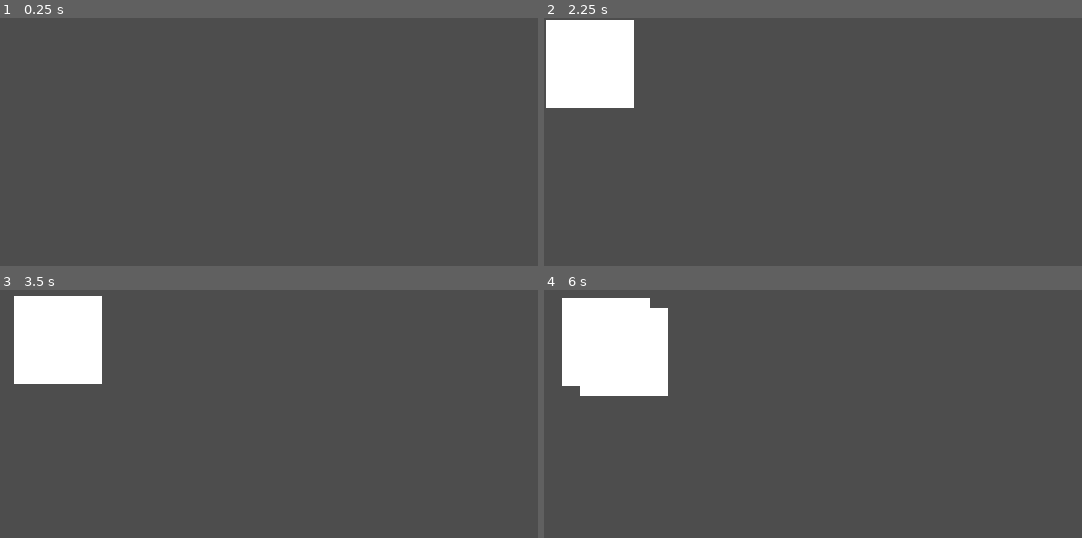
Above: before the commit, frames 1-4 (two rows, left to right).
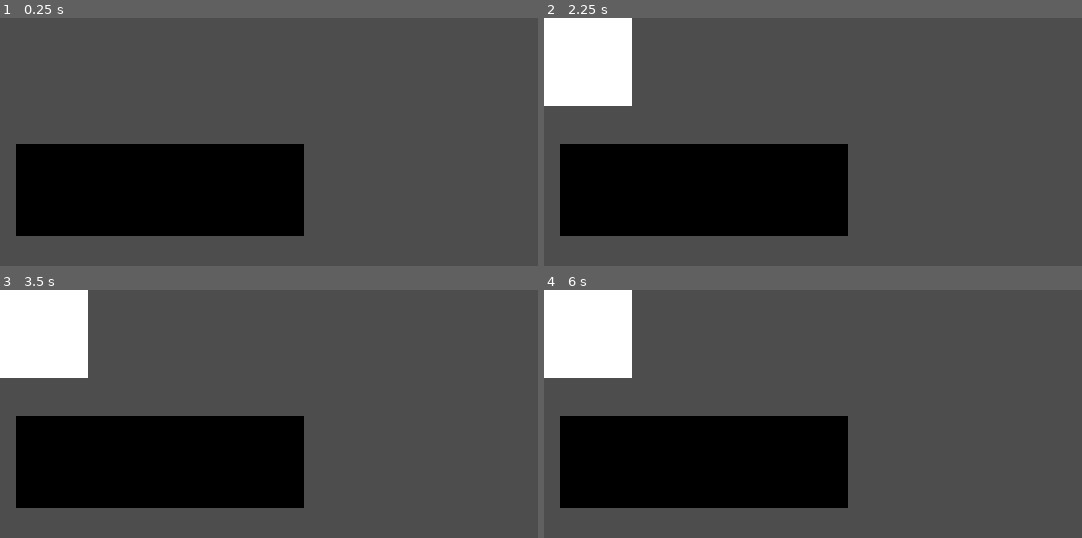
Above: after the commit, the same moments.

Repository: eigenstuffs/ld56
Game: Godot game, scene res://ant_spawner.tscn
Two runs of this game, one before a commit and one after it. Both use one fixed random seed, a clock stepped at 60 frames per second and the inputs below. This scene is started directly instead of the project's main scene.
Inputs (mouse positions are in pixels of both pictures, inside the frame that each line leads up to):
- Up to frame 1 (0.25 s): no input
- Up to frame 2 (2.25 s): tap Enter at 0.5, 2 s; move the mouse to (1006, 179) at 0.52 s; press the mouse at (1006, 179) at 0.53 s; hold Right (right) 0.53-1.28 s; tap Space at 1.25 s; move the mouse to (737, 216) at 1.27 s; release the mouse at (737, 216) at 1.28 s; hold Down (down) 1.28-2.03 s; click (737, 216) at 1.35 s; move the mouse to (925, 119) at 2.02 s; press the mouse at (925, 119) at 2.03 s; hold Right (right) from 2.03 s (still down)
- Up to frame 3 (3.5 s): tap Space at 2.75 s; move the mouse to (outside the picture) at 2.77 s; release Right (right) at 2.78 s; release the mouse at (outside the picture) at 2.78 s; hold Up (up) from 2.78 s (still down); click (outside the picture) at 2.85 s
- Up to frame 4 (6 s): move the mouse to (1055, 523) at 3.52 s; release Up (up) at 3.53 s; press the mouse at (1055, 523) at 3.53 s; hold Left (left) 3.53-5.03 s; move the mouse to (673, 416) at 4.27 s; release the mouse at (673, 416) at 4.28 s; click (673, 416) at 4.35 s; move the mouse to (893, 471) at 5.02 s; press the mouse at (893, 471) at 5.03 s; hold Down (down) 5.03-5.78 s; move the mouse to (769, 379) at 5.77 s; release the mouse at (769, 379) at 5.78 s; hold Right (right) from 5.78 s (still down); click (769, 379) at 5.85 s

The runs differ from the first frame. In frame 1, 20% of the frame differs, in the area x 2-57%, y 50-88%; in frame 2, 20%; in frame 3, 22%; in frame 4, 25%, in the area x 0-57%, y 0-88%.

Commit message:
spent 20 min cuz accidentally pasted....

Diff:
--- a/ant.gd
+++ b/ant.gd
@@ -2,32 +2,45 @@
 #thanks oscar for the code
 class_name Ant
 
-@export var speed : float = 5
+@export var speed : float = 100
 @export var eat_time: float = 5
 var nav_agent
+
+enum STATE {
+	NAVIGATE,
+	EATING,
+	DEATH
+}
+var state := STATE.NAVIGATE
 
 func _ready():
 	global_position = Vector2([-30,get_viewport().size.x + 30].pick_random(), get_viewport().size.y)
 	global_position = Vector2.ZERO
-	actor_setup.call_deferred()
+	nav_agent = $navAgent
+	after_ready.call_deferred()
 
-func actor_setup():
+func after_ready():
 	await get_tree().physics_frame
-	nav_agent = $navAgent
-	retarget()
 
 func retarget():
-	nav_agent.target_position = Vector2(-100,-50)
+	state = STATE.NAVIGATE
+	nav_agent.target_position = get_global_mouse_position()
 	print("set target")
 	########### idk what the targets are yet.... stored food? goblins?
 
-func _physics_process(delta):
-	if nav_agent.is_navigation_finished():
-		eat()
-	velocity = global_position.direction_to(Vector2(100,50))
-	velocity *= speed
-	move_and_slide()
+func _physics_process(delta: float) -> void:
+	if state == STATE.NAVIGATE:
+		if nav_agent.is_navigation_finished():
+			eat()
+		else:
+			var current_agent_position: Vector2 = global_position
+			var next_path_position: Vector2 = nav_agent.get_next_path_position()
+			velocity = current_agent_position.direction_to(next_path_position) * speed
+			print(current_agent_position)
+			print(nav_agent.target_position)
+			move_and_slide()
 
 func eat():
+	state = STATE.EATING
 	await get_tree().create_timer(eat_time).timeout
 	retarget()
--- a/ant.tscn
+++ b/ant.tscn
@@ -3,7 +3,7 @@
 [ext_resource type="Script" path="res://ant.gd" id="1_eaava"]
 
 [sub_resource type="RectangleShape2D" id="RectangleShape2D_c50ex"]
-size = Vector2(35, 33)
+size = Vector2(154, 162)
 
 [node name="Ant" type="CharacterBody2D"]
 script = ExtResource("1_eaava")
@@ -15,6 +15,6 @@
 [node name="navAgent" type="NavigationAgent2D" parent="."]
 
 [node name="HitboxCollider" type="CollisionShape2D" parent="."]
-position = Vector2(22.5, 22.5)
+position = Vector2(72, 71)
 shape = SubResource("RectangleShape2D_c50ex")
 disabled = true
--- a/ant_spawner.gd
+++ b/ant_spawner.gd
@@ -18,6 +18,7 @@
 			add_child(ant)
 		else:
 			await reenabled
+		break
 
 func set_enabled(enabled : bool):
 	self.enabled = enabled
--- a/ant_spawner.tscn
+++ b/ant_spawner.tscn
@@ -1,6 +1,32 @@
-[gd_scene load_steps=2 format=3 uid="uid://cpk2s6eelww0t"]
+[gd_scene load_steps=3 format=3 uid="uid://cpk2s6eelww0t"]
 
 [ext_resource type="Script" path="res://ant_spawner.gd" id="1_hnfn6"]
 
+[sub_resource type="NavigationPolygon" id="NavigationPolygon_jv74x"]
+vertices = PackedVector2Array(97.6016, 159.203, 94.0391, 113.25, 258.211, 114.242, 380.781, 158.297, 383.312, 95.5938, 253.711, 40.3984, 379.328, 42.6797, 377.047, 8.03125, 98.7266, 6.21875, 93.3984, 42.3672, 93.4609, 39.0078)
+polygons = Array[PackedInt32Array]([PackedInt32Array(0, 1, 2, 3), PackedInt32Array(4, 3, 2, 5, 6), PackedInt32Array(7, 6, 5, 8), PackedInt32Array(8, 5, 9, 10)])
+outlines = Array[PackedVector2Array]([PackedVector2Array(81.4802, 37.9451, 88.5217, -5.83771, 388.288, -3.89181, 391.306, 41.8369, 395.33, 95.3493, 392.312, 170.267, 86.5098, 171.239, 80.4742, 93.4033)])
+source_geometry_group_name = &"navigation_polygon_source_group"
+agent_radius = 12.0
+
 [node name="AntSpawner" type="Node2D"]
 script = ExtResource("1_hnfn6")
+
+[node name="NavigationRegion2D" type="NavigationRegion2D" parent="."]
+position = Vector2(-78, 6)
+scale = Vector2(0.994107, 1.0278)
+navigation_polygon = SubResource("NavigationPolygon_jv74x")
+
+[node name="NavigationObstacle2D" type="NavigationObstacle2D" parent="NavigationRegion2D"]
+position = Vector2(78.4624, -5.83771)
+scale = Vector2(1.00593, 0.972952)
+vertices = PackedVector2Array(7, 62, 163, 60, 166, 111, 6, 110)
+affect_navigation_mesh = true
+
+[node name="ColorRect" type="ColorRect" parent="NavigationRegion2D/NavigationObstacle2D"]
+offset_left = 8.0
+offset_top = 63.0
+offset_right = 152.0
+offset_bottom = 109.0
+color = Color(1.65302e-05, 1.65302e-05, 1.65302e-05, 1)
+metadata/_edit_use_anchors_ = true
